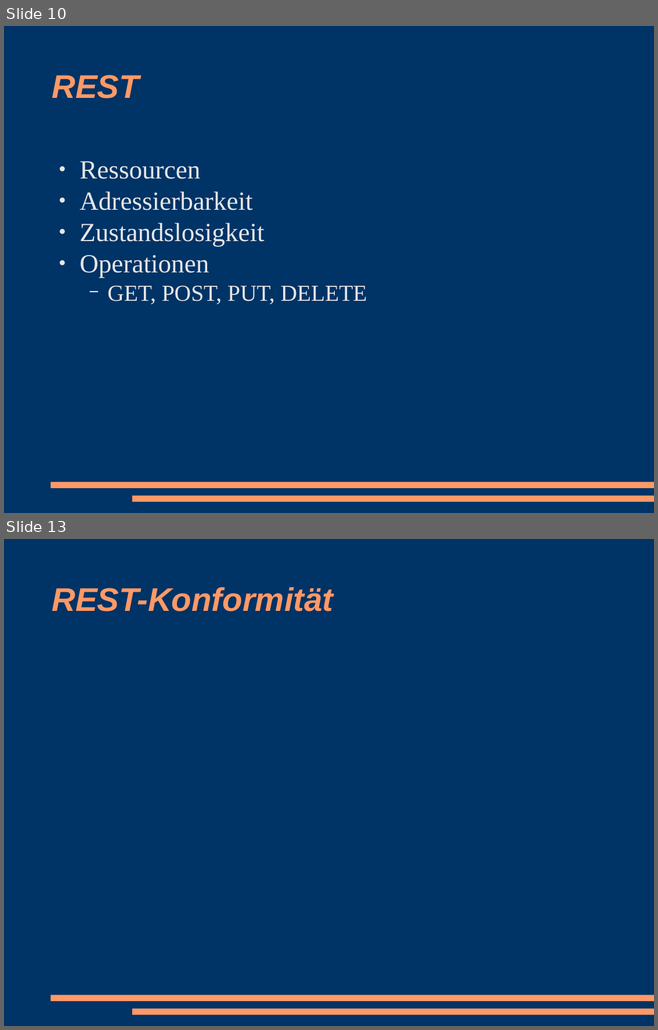
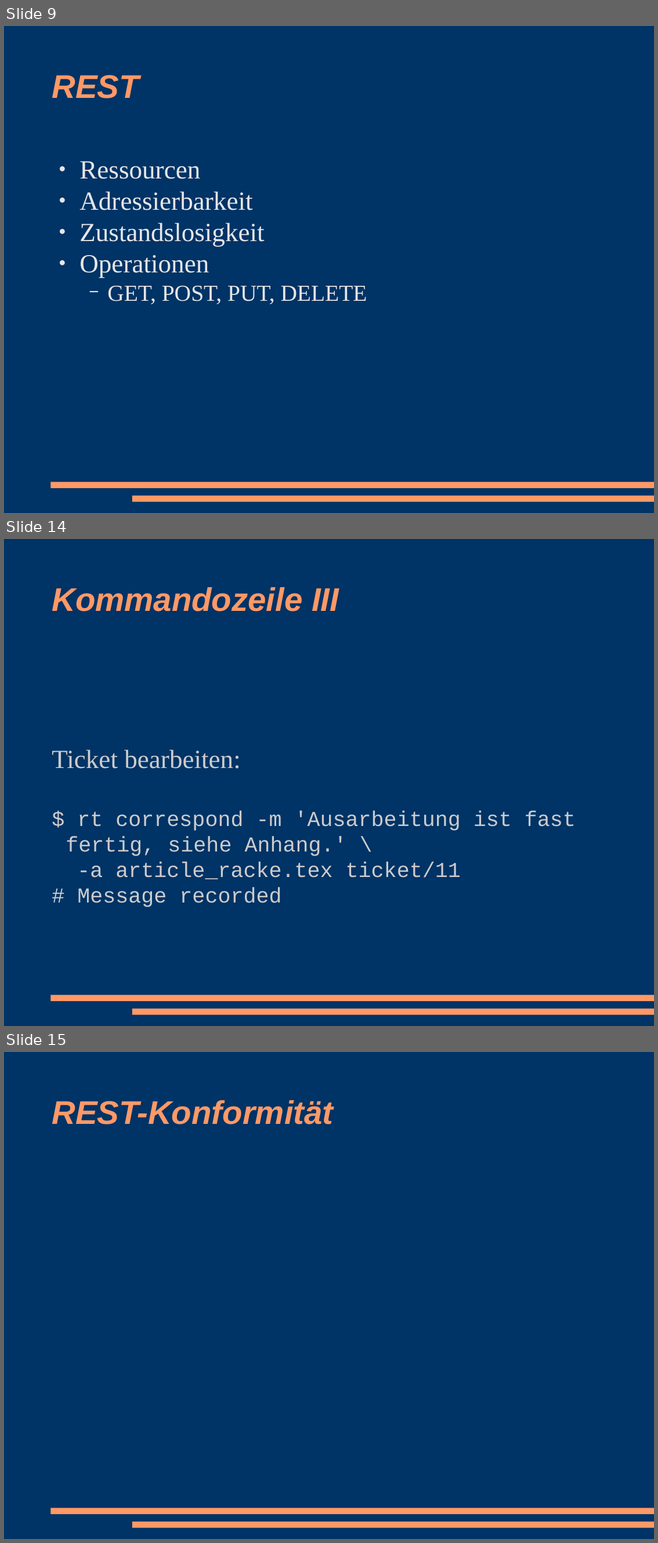
Before and after one commit to racke/Presentations, a slide deck: pws2008/rtrest.odp. Shown one above the other, each under a label of ours: slides 10 and 13 before the commit, slides 9, 14 and 15 after it; the slides between them are not shown. The pictures are 658x1030 and 658x1543 pixels, drawn with LibreOffice and Linux fonts; fonts in the diff are those of the drawing. Boxes give left, top, right and bottom in pixels: in the first picture for what was removed or moved away, otherwise in the second. Text is boxed around its words. In the diff, an @@ line names an element or a change of style, - is before the commit and + after.

```diff
--- a/pws2008/rtrest.odp
+++ b/pws2008/rtrest.odp
@@ slide 14 added at bbox=[4, 539, 654, 1026], background #003366; not listed: 2 template elements that a slide beside it also shows @@
@@ title added at bbox=[52, 587, 339, 611], 40 pt, text #FF9966, bold, italic @@
+Kommandozeile III
@@ subtitle added at bbox=[52, 750, 575, 907], 26 pt, text #CCCCCC @@
+Ticket bearbeiten:
+$ rt correspond -m 'Ausarbeitung ist fast fertig, siehe Anhang.' \
+-a article_racke.tex ticket/11
+# Message recorded
@@ what was slide 10 is now slide 9 @@
@@ what was slide 13 is now slide 15 @@
```
Also in this commit, not shown: 5 slides changed, 10 other slides added, 2 slides removed.
